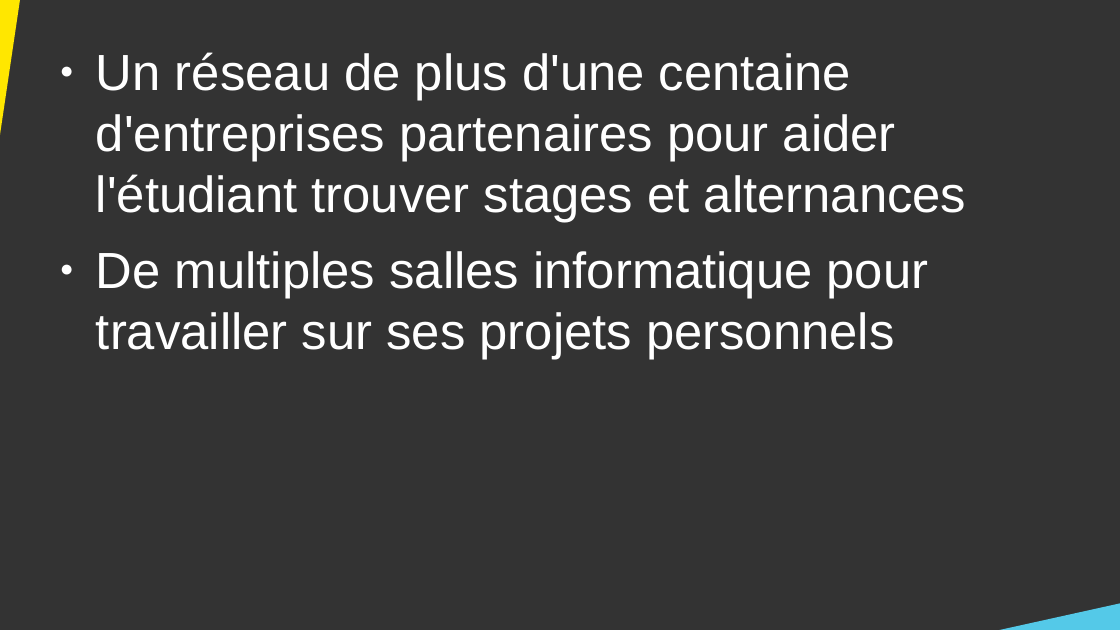
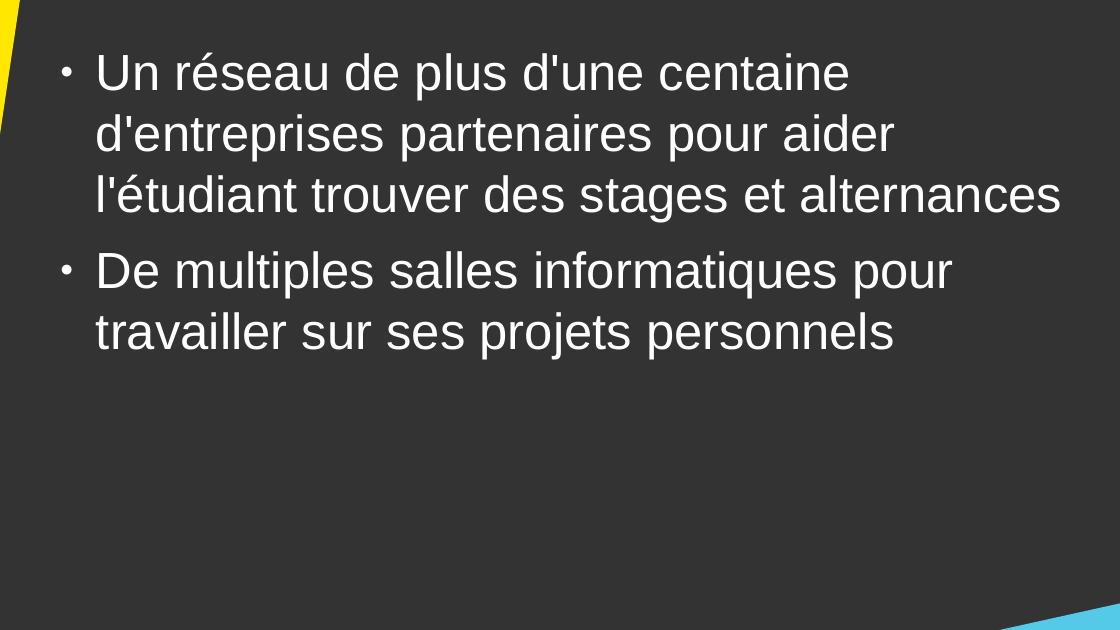
Before and after one commit to DanYellow/cours, a slide deck: slide 27 of presentation-formation-mmi/presentation.odp. Drawn at 1120x630 pixels with LibreOffice and Linux fonts; fonts in the diff are those of the drawing. Boxes give left, top, right and bottom in pixels: in the first picture for what was removed or moved away, otherwise in the second. Text is boxed around its words. In the diff, an @@ line names an element or a change of style, - is before the commit and + after.

```diff
--- a/presentation-formation-mmi/presentation.odp
+++ b/presentation-formation-mmi/presentation.odp
@@ text at <box>96,52,1063,359</box>: text changed @@
-● Un réseau de plus d'une centaine d'entreprises partenaires pour aider l'étudiant trouver stages et alternances
-● De multiples salles informatique pour travailler sur ses projets personnels
+● Un réseau de plus d'une centaine d'entreprises partenaires pour aider l'étudiant trouver des stages et alternances
+● De multiples salles informatiques pour travailler sur ses projets personnels
```
Also in this commit, not shown: 3 other slides changed, 1 other file.
